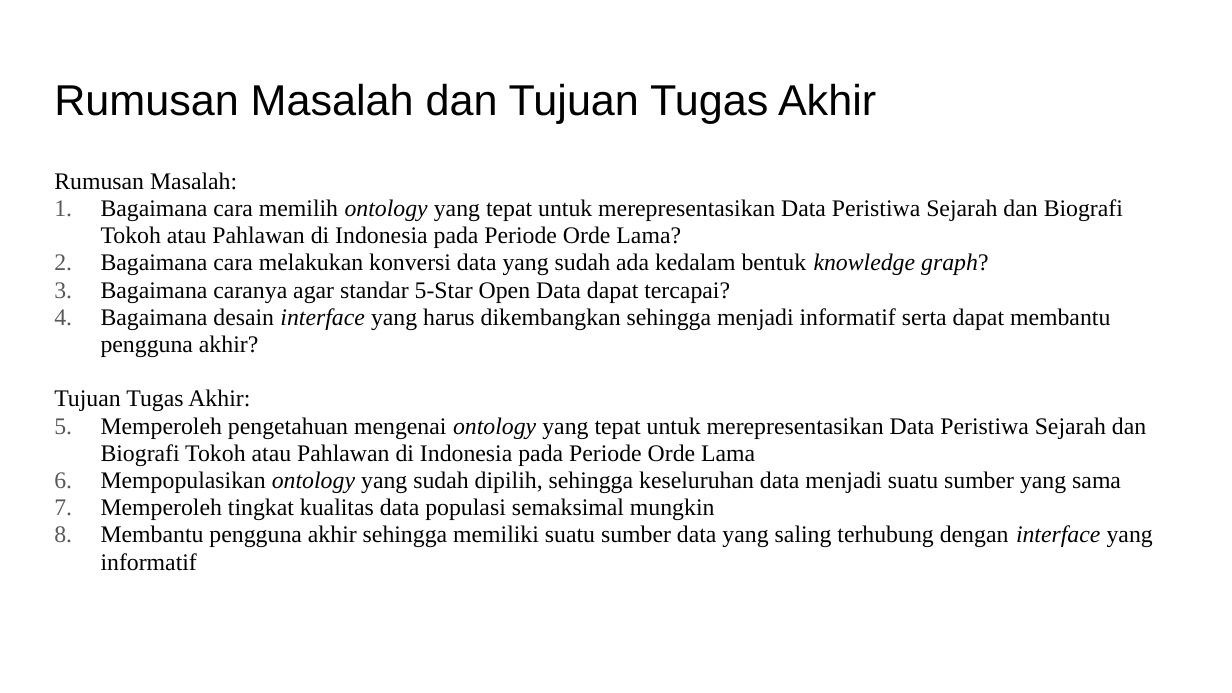
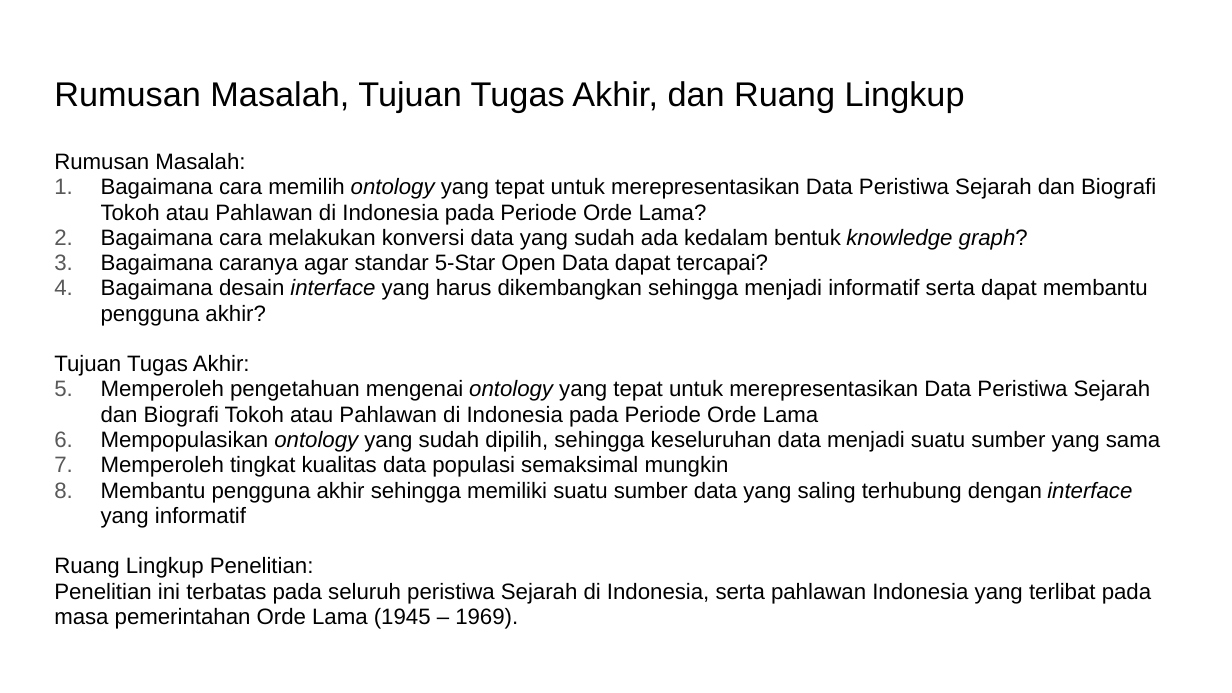
Before and after one commit to rcsenlia/Ontologi-Sejarah-Indonesia, a slide deck: slide 4 of MichaelDawBalma/Proposal TA - Michael Daw Balma - 2006520746.pptx. Drawn at 1232x693 pixels with LibreOffice and Linux fonts; fonts in the diff are those of the drawing. Boxes give left, top, right and bottom in pixels: in the first picture for what was removed or moved away, otherwise in the second. Text is boxed around its words. In the diff, an @@ line names an element or a change of style, - is before the commit and + after.

```diff
--- a/MichaelDawBalma/Proposal TA - Michael Daw Balma - 2006520746.pptx
+++ b/MichaelDawBalma/Proposal TA - Michael Daw Balma - 2006520746.pptx
@@ title at (54,81,965,113): text changed; size 25.2 to 20 pt @@
-Rumusan Masalah dan Tujuan Tugas Akhir
+Rumusan Masalah, Tujuan Tugas Akhir, dan Ruang Lingkup
@@ text "Rumusan Masalah:": place and size @@
-text "Rumusan Masalah:" at (54,172,1153,571)
+text "Rumusan Masalah:" at (54,153,1160,629)
@@ text at (54,153,1160,528): size 13.9 to 12.9 pt, font Times New Roman to Arial in "Rumusan Masalah:", "Bagaimana cara memilih ontology yang tepat untuk ...", "Bagaimana cara melakukan konversi data yang sudah ...", "Bagaimana caranya agar standar 5-Star Open Data ..." and 6 more places @@
@@ text at (54,557,1151,629): paragraphs added @@
+Ruang Lingkup Penelitian:
+Penelitian ini terbatas pada seluruh peristiwa Sejarah di Indonesia, serta pahlawan Indonesia yang terlibat pada masa pemerintahan Orde Lama (1945 – 1969).
```
Also in this commit, not shown: 3 other slides changed.
